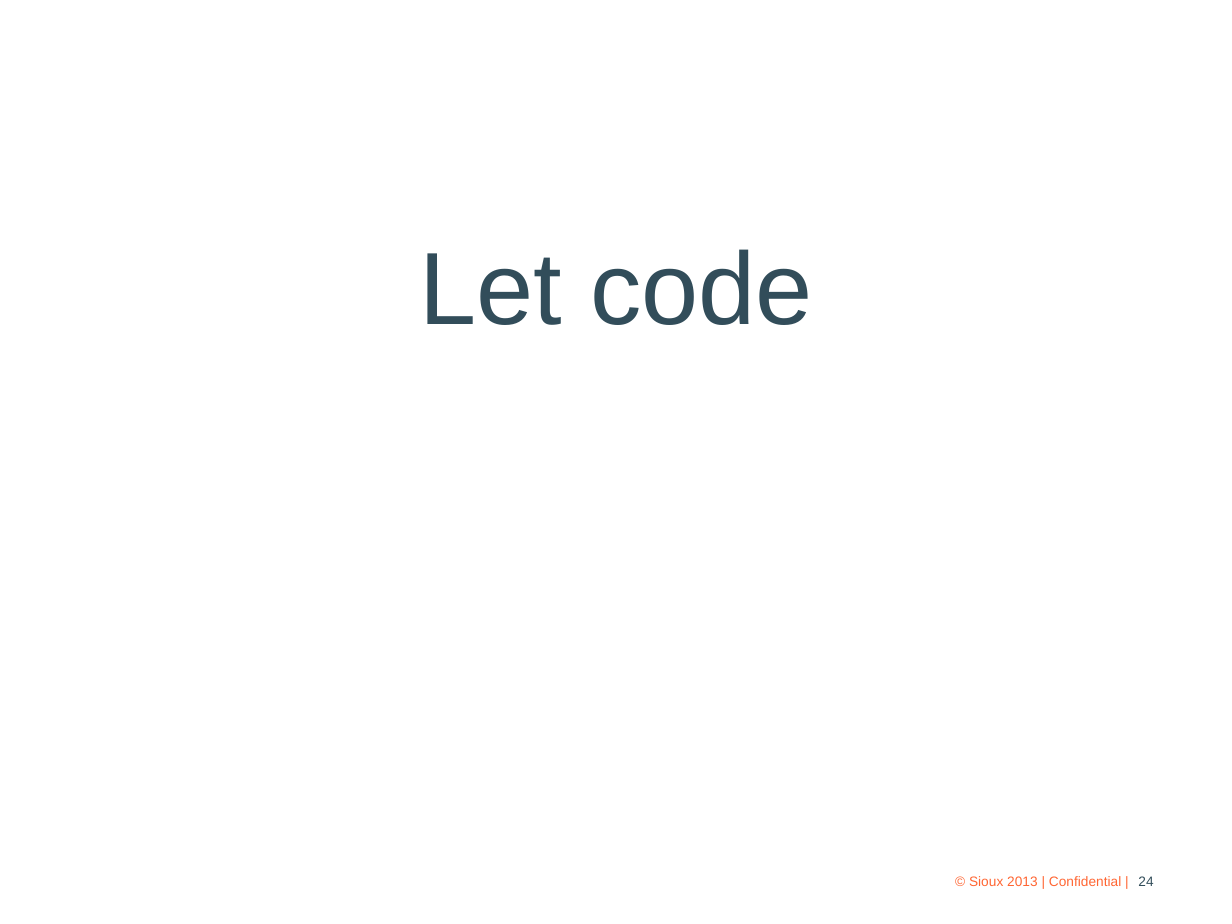
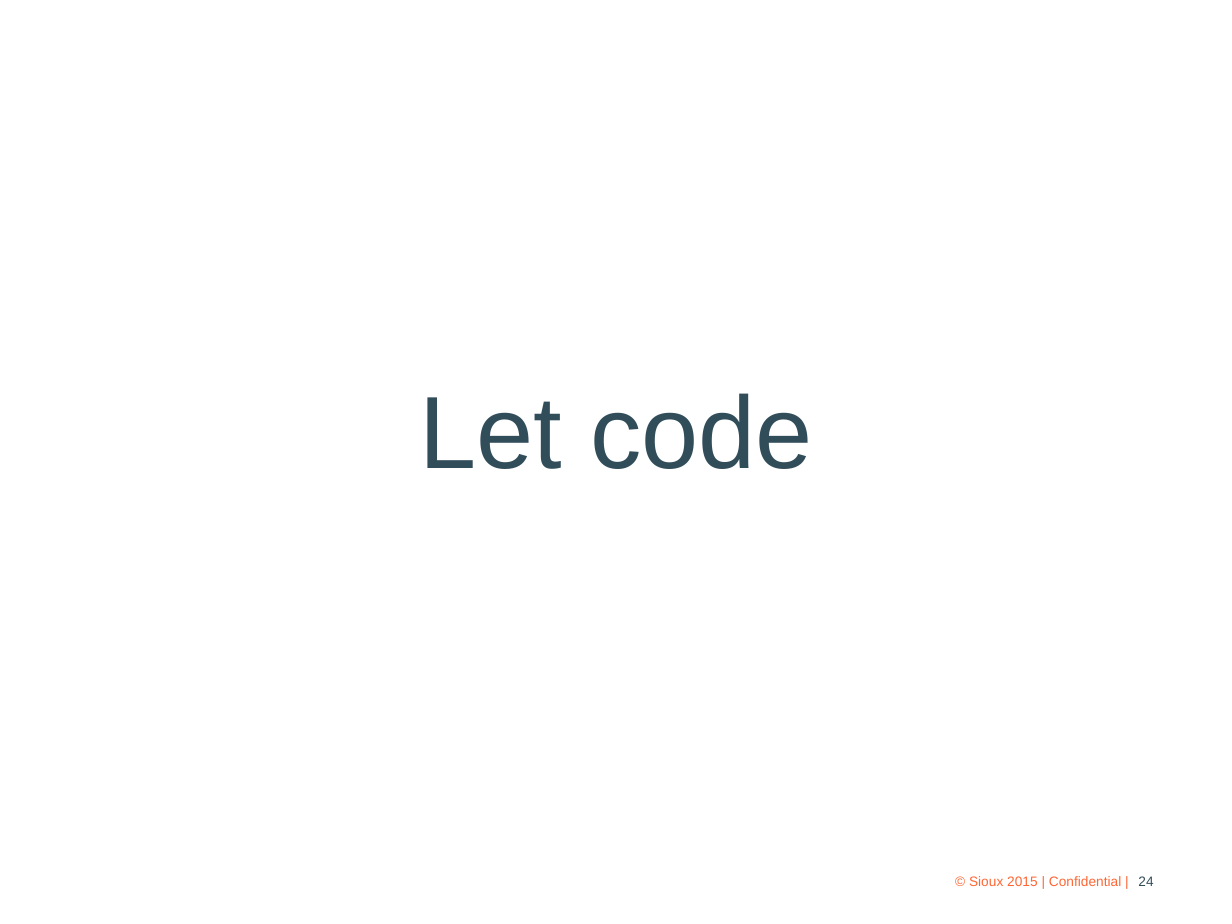
Before and after one commit to QuanTran91/SiouxCommunity, a slide deck: slide 24 of doc/Lecture 5 - 2015.09.26 Design Pattern.pptx. Drawn at 1232x924 pixels with LibreOffice and Linux fonts; fonts in the diff are those of the drawing; background and template pictures are left out. Boxes give left, top, right and bottom in pixels: in the first picture for what was removed or moved away, otherwise in the second. Text is boxed around its words. In the diff, an @@ line names an element or a change of style, - is before the commit and + after.

Commit message:
Refactor the slide

```diff
--- a/doc/Lecture 5 - 2015.09.26 Design Pattern.pptx
+++ b/doc/Lecture 5 - 2015.09.26 Design Pattern.pptx
@@ text "Let code": place and size @@
-text "Let code" at [419,249,813,325]
+text "Let code" at [419,393,813,469]
@@ text at [969,876,1121,886]: text changed @@
-© Sioux 2013 | Confidential |
+© Sioux 2015 | Confidential |
```
Also in this commit, not shown: 40 other slides changed, 2 slides added.
